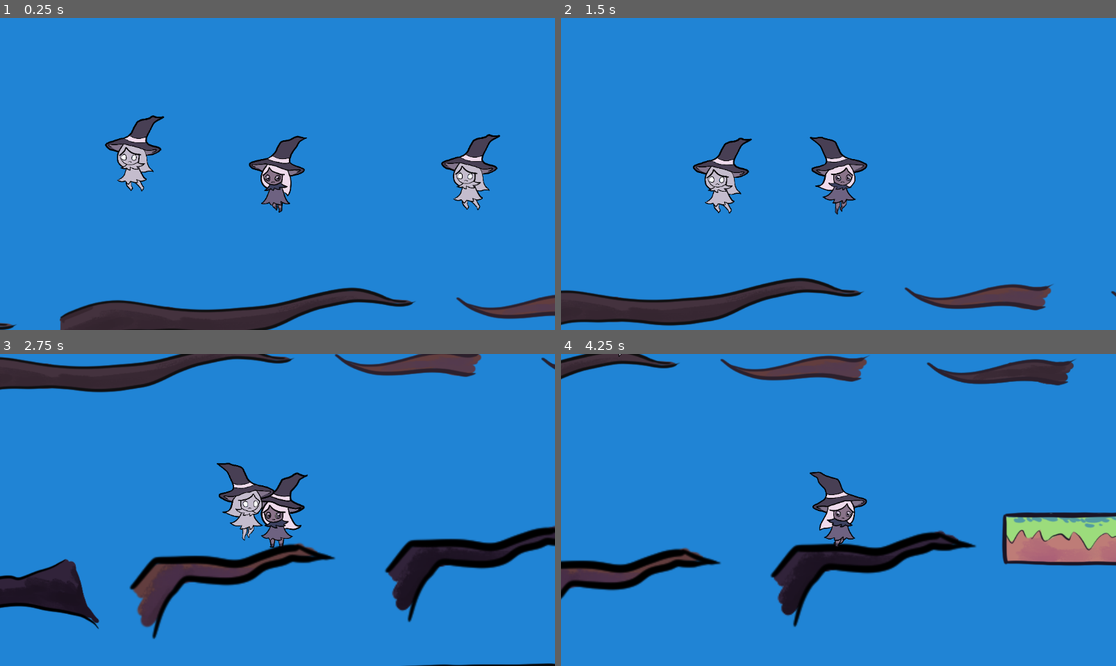
Above: before the commit, frames 1-4 (two rows, left to right).
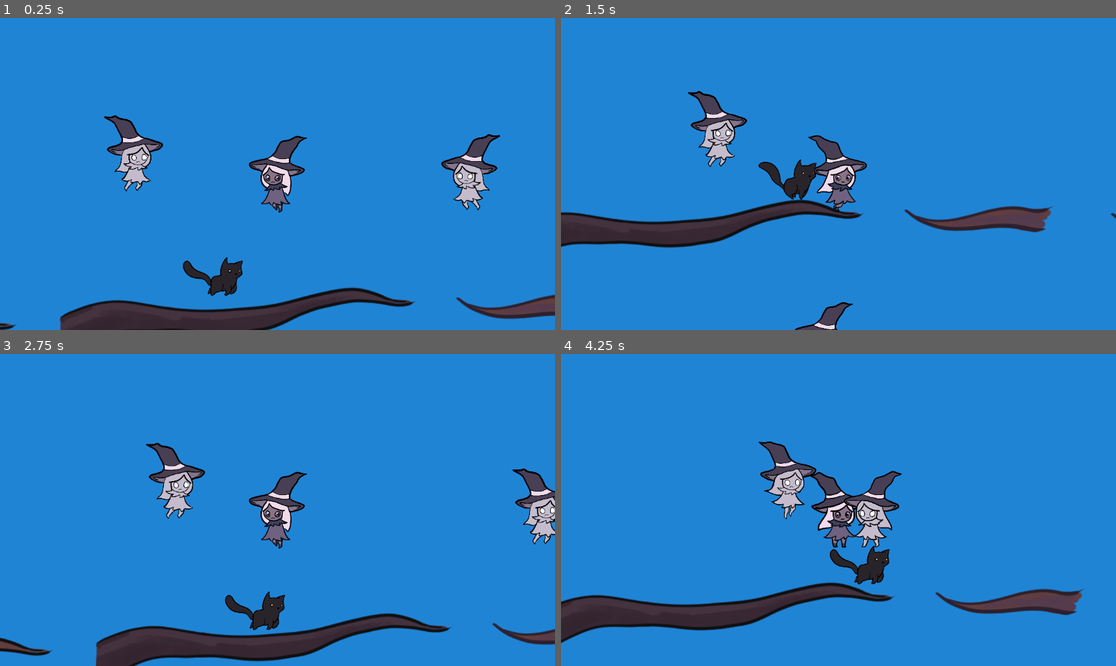
Above: after the commit, the same moments.

Repository: bramblestars/Scream-Jam-2023
Game: Godot game, scene res://Scenes/objects.tscn
Two runs of this game, one before a commit and one after it. Both use one fixed random seed, a clock stepped at 60 frames per second and the inputs below. This scene is started directly instead of the project's main scene.
Inputs:
- Up to frame 1 (0.25 s): no input
- Up to frame 2 (1.5 s): tap Enter (interact) at 0.5, 0.6 s; hold Right (moveRight) from 0.53 s (still down); tap Space (jump) at 0.77 s; tap K (test) at 1.35 s
- Up to frame 3 (2.75 s): tap Space (jump) at 1.52 s; release Right (moveRight) at 2.03 s; hold Left (moveLeft) from 2.03 s (still down); tap Enter (interact) at 2.1 s
- Up to frame 4 (4.25 s): release Left (moveLeft) at 2.78 s; hold Right (moveRight) from 2.78 s (still down); tap K (test) at 2.85 s; tap Space (jump) at 3.02, 3.77 s; tap Enter (interact) at 3.6 s

The runs differ from the first frame. In frame 1, 1.8% of the frame differs, in the area x 18-44%, y 31-90%; in frame 2, 14%; in frame 3, 23%, in the area x 0-100%, y 0-100%; in frame 4, 21%.

Commit message:
basic cat

Diff:
--- a/Scenes/Levels/sample_level.tscn
+++ b/Scenes/Levels/sample_level.tscn
@@ -11,9 +11,10 @@
 [ext_resource type="PackedScene" uid="uid://keiovxqjopak" path="res://Scenes/Object Templates/Platforms/branch_4.tscn" id="9_xfp6w"]
 [ext_resource type="PackedScene" uid="uid://cyjldj78whpfg" path="res://Scenes/Object Templates/Background/trunk_2.tscn" id="10_w2qe7"]
 [ext_resource type="Texture2D" uid="uid://donjatwafa8qs" path="res://Sprites/Setting/ground.png" id="10_xf4p1"]
-[ext_resource type="PackedScene" uid="uid://c8l77jgxixawi" path="res://Scenes/Object Templates/Floor/ground_grass.tscn" id="11_4eo20"]
-[ext_resource type="PackedScene" path="res://Scenes/Object Templates/end_flag.tscn" id="11_b4j4c"]
+[ext_resource type="PackedScene" uid="uid://ceoq65yqbrr0r" path="res://Scenes/Object Templates/Floor/ground_grass.tscn" id="11_4eo20"]
+[ext_resource type="PackedScene" uid="uid://bx74mp5gsqot" path="res://Scenes/Object Templates/end_flag.tscn" id="11_b4j4c"]
 [ext_resource type="PackedScene" uid="uid://fsegp5dnwqlc" path="res://Scenes/Object Templates/Background/cottage_day.tscn" id="12_lxejg"]
+[ext_resource type="PackedScene" uid="uid://d4lr4m1c6ncr1" path="res://Scenes/Object Templates/chase_shadow.tscn" id="15_e7i0g"]
 
 [sub_resource type="RectangleShape2D" id="RectangleShape2D_n8hpl"]
 size = Vector2(2191.67, 320)
@@ -110,3 +111,6 @@
 [node name="Ground2Day" parent="." instance=ExtResource("2_i1c7c")]
 position = Vector2(23, 66)
 scale = Vector2(0.3, 0.3)
+
+[node name="ChaseShadow" parent="." instance=ExtResource("15_e7i0g")]
+position = Vector2(-187, -6)
--- /dev/null
+++ b/Scenes/Object Templates/cat.tscn
@@ -0,0 +1,152 @@
+[gd_scene load_steps=8 format=3 uid="uid://dfo57tu8jcrxr"]
+
+[ext_resource type="Texture2D" uid="uid://bde6aue616kuq" path="res://Sprites/Character/cat_sitting.png" id="1_0re5l"]
+[ext_resource type="Script" path="res://Scripts/cat.gd" id="1_roaoy"]
+
+[sub_resource type="RectangleShape2D" id="RectangleShape2D_osmyh"]
+size = Vector2(405, 330)
+
+[sub_resource type="Animation" id="Animation_nurdv"]
+length = 0.001
+tracks/0/type = "value"
+tracks/0/imported = false
+tracks/0/enabled = true
+tracks/0/path = NodePath("Sprite2D:hframes")
+tracks/0/interp = 1
+tracks/0/loop_wrap = true
+tracks/0/keys = {
+"times": PackedFloat32Array(0),
+"transitions": PackedFloat32Array(1),
+"update": 1,
+"values": [3]
+}
+tracks/1/type = "value"
+tracks/1/imported = false
+tracks/1/enabled = true
+tracks/1/path = NodePath("Sprite2D:vframes")
+tracks/1/interp = 1
+tracks/1/loop_wrap = true
+tracks/1/keys = {
+"times": PackedFloat32Array(0),
+"transitions": PackedFloat32Array(1),
+"update": 1,
+"values": [1]
+}
+tracks/2/type = "value"
+tracks/2/imported = false
+tracks/2/enabled = true
+tracks/2/path = NodePath("Sprite2D:frame")
+tracks/2/interp = 1
+tracks/2/loop_wrap = true
+tracks/2/keys = {
+"times": PackedFloat32Array(0),
+"transitions": PackedFloat32Array(1),
+"update": 1,
+"values": [0]
+}
+
+[sub_resource type="Animation" id="Animation_4fexo"]
+resource_name = "sitting"
+length = 0.6
+loop_mode = 1
+tracks/0/type = "value"
+tracks/0/imported = false
+tracks/0/enabled = true
+tracks/0/path = NodePath("Sprite2D:hframes")
+tracks/0/interp = 1
+tracks/0/loop_wrap = true
+tracks/0/keys = {
+"times": PackedFloat32Array(0),
+"transitions": PackedFloat32Array(1),
+"update": 1,
+"values": [3]
+}
+tracks/1/type = "value"
+tracks/1/imported = false
+tracks/1/enabled = true
+tracks/1/path = NodePath("Sprite2D:vframes")
+tracks/1/interp = 1
+tracks/1/loop_wrap = true
+tracks/1/keys = {
+"times": PackedFloat32Array(0),
+"transitions": PackedFloat32Array(1),
+"update": 1,
+"values": [1]
+}
+tracks/2/type = "value"
+tracks/2/imported = false
+tracks/2/enabled = true
+tracks/2/path = NodePath("Sprite2D:frame")
+tracks/2/interp = 1
+tracks/2/loop_wrap = true
+tracks/2/keys = {
+"times": PackedFloat32Array(0, 0.2, 0.4),
+"transitions": PackedFloat32Array(1, 1, 1),
+"update": 1,
+"values": [0, 1, 2]
+}
+
+[sub_resource type="Animation" id="Animation_ckvjd"]
+resource_name = "run"
+length = 0.8
+loop_mode = 1
+tracks/0/type = "value"
+tracks/0/imported = false
+tracks/0/enabled = true
+tracks/0/path = NodePath("Sprite2D:hframes")
+tracks/0/interp = 1
+tracks/0/loop_wrap = true
+tracks/0/keys = {
+"times": PackedFloat32Array(0),
+"transitions": PackedFloat32Array(1),
+"update": 1,
+"values": [4]
+}
+tracks/1/type = "value"
+tracks/1/imported = false
+tracks/1/enabled = true
+tracks/1/path = NodePath("Sprite2D:vframes")
+tracks/1/interp = 1
+tracks/1/loop_wrap = true
+tracks/1/keys = {
+"times": PackedFloat32Array(0),
+"transitions": PackedFloat32Array(1),
+"update": 1,
+"values": [1]
+}
+tracks/2/type = "value"
+tracks/2/imported = false
+tracks/2/enabled = true
+tracks/2/path = NodePath("Sprite2D:frame")
+tracks/2/interp = 1
+tracks/2/loop_wrap = true
+tracks/2/keys = {
+"times": PackedFloat32Array(0, 0.2, 0.4, 0.6),
+"transitions": PackedFloat32Array(1, 1, 1, 1),
+"update": 1,
+"values": [0, 1, 2, 3]
+}
+
+[sub_resource type="AnimationLibrary" id="AnimationLibrary_qjdp4"]
+_data = {
+"RESET": SubResource("Animation_nurdv"),
+"run": SubResource("Animation_ckvjd"),
+"sitting": SubResource("Animation_4fexo")
+}
+
+[node name="Cat" type="CharacterBody2D"]
+scale = Vector2(0.1, 0.1)
+script = ExtResource("1_roaoy")
+
+[node name="Sprite2D" type="Sprite2D" parent="."]
+texture = ExtResource("1_0re5l")
+hframes = 3
+
+[node name="CollisionShape2D" type="CollisionShape2D" parent="."]
+position = Vector2(11.5, 46)
+shape = SubResource("RectangleShape2D_osmyh")
+
+[node name="AnimationPlayer" type="AnimationPlayer" parent="."]
+libraries = {
+"": SubResource("AnimationLibrary_qjdp4")
+}
--- a/Scenes/objects.tscn
+++ b/Scenes/objects.tscn
@@ -33,6 +33,7 @@
 [ext_resource type="PackedScene" uid="uid://bx74mp5gsqot" path="res://Scenes/Object Templates/end_flag.tscn" id="29_vhhjp"]
 [ext_resource type="PackedScene" uid="uid://d4lr4m1c6ncr1" path="res://Scenes/Object Templates/chase_shadow.tscn" id="32_7in6y"]
 [ext_resource type="PackedScene" uid="uid://bk0f1xn73o6ox" path="res://Scenes/Object Templates/mirror_shadow.tscn" id="33_ks14y"]
+[ext_resource type="PackedScene" uid="uid://dfo57tu8jcrxr" path="res://Scenes/Object Templates/cat.tscn" id="34_r2x1d"]
 
 [node name="Node2D" type="Node2D"]
 
@@ -141,3 +142,6 @@
 position = Vector2(164, -790)
 
 [node name="EndFlag" parent="." instance=ExtResource("29_vhhjp")]
+
+[node name="Cat" parent="." instance=ExtResource("34_r2x1d")]
+position = Vector2(-70, -707)
--- a/Scripts/ChaseShadow.gd
+++ b/Scripts/ChaseShadow.gd
@@ -16,8 +16,10 @@
 		var dir = floatVersion(delta)
 		if dir.x > 0:
 			velocity.x += moveSpeed * delta
+			sprite.flip_h = true
 		else:
 			velocity.x -= moveSpeed * delta
+			sprite.flip_h = false
 		updateAnimation(dir)
 
 func floatVersion(delta):
--- /dev/null
+++ b/Scripts/cat.gd
@@ -0,0 +1,34 @@
+extends CharacterBody2D
+
+@onready var sprite : Sprite2D = $Sprite2D
+@export_file("*.png") var catSit
+@export_file("*.png") var catRun
+@onready var ap : AnimationPlayer = $AnimationPlayer
+
+var gravity : float = 500
+var moveSpeed : float = 100
+var paused : bool = false
+func _ready():
+	catSit = load("res://Sprites/Character/cat_sitting.png")
+	catRun = load("res://Sprites/Character/cat_running.png")
+
+func _physics_process(delta):
+	if not paused:
+		if not is_on_floor():
+			velocity.y += gravity * delta
+		velocity.x = 0
+		velocity.x += moveSpeed
+		if velocity.x > 0:
+			sprite.flip_h = true
+		else:
+			sprite.flip_h = false
+		move_and_slide()
+		updateAnimation()
+
+func updateAnimation():
+		if velocity.x == 0:
+			sprite.texture = catSit
+			ap.play("sitting")
+		else:
+			sprite.texture = catRun
+			ap.play("run")
Not shown: 1 places in Scenes/Levels/sample_level.tscn that only renumber resources
Not shown: 1 places in Scenes/objects.tscn that only renumber resources
Not shown, added: Sprites/Character/cat_running.png.import
Not shown, added: Sprites/Character/cat_sitting.png.import
Not shown, added: Sprites/Setting/bird.png.import
